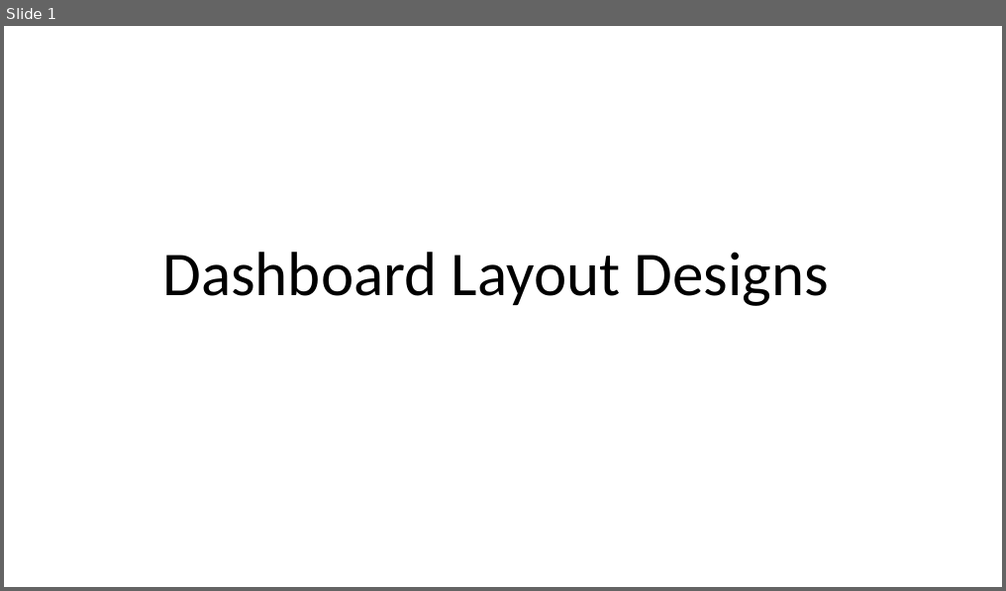
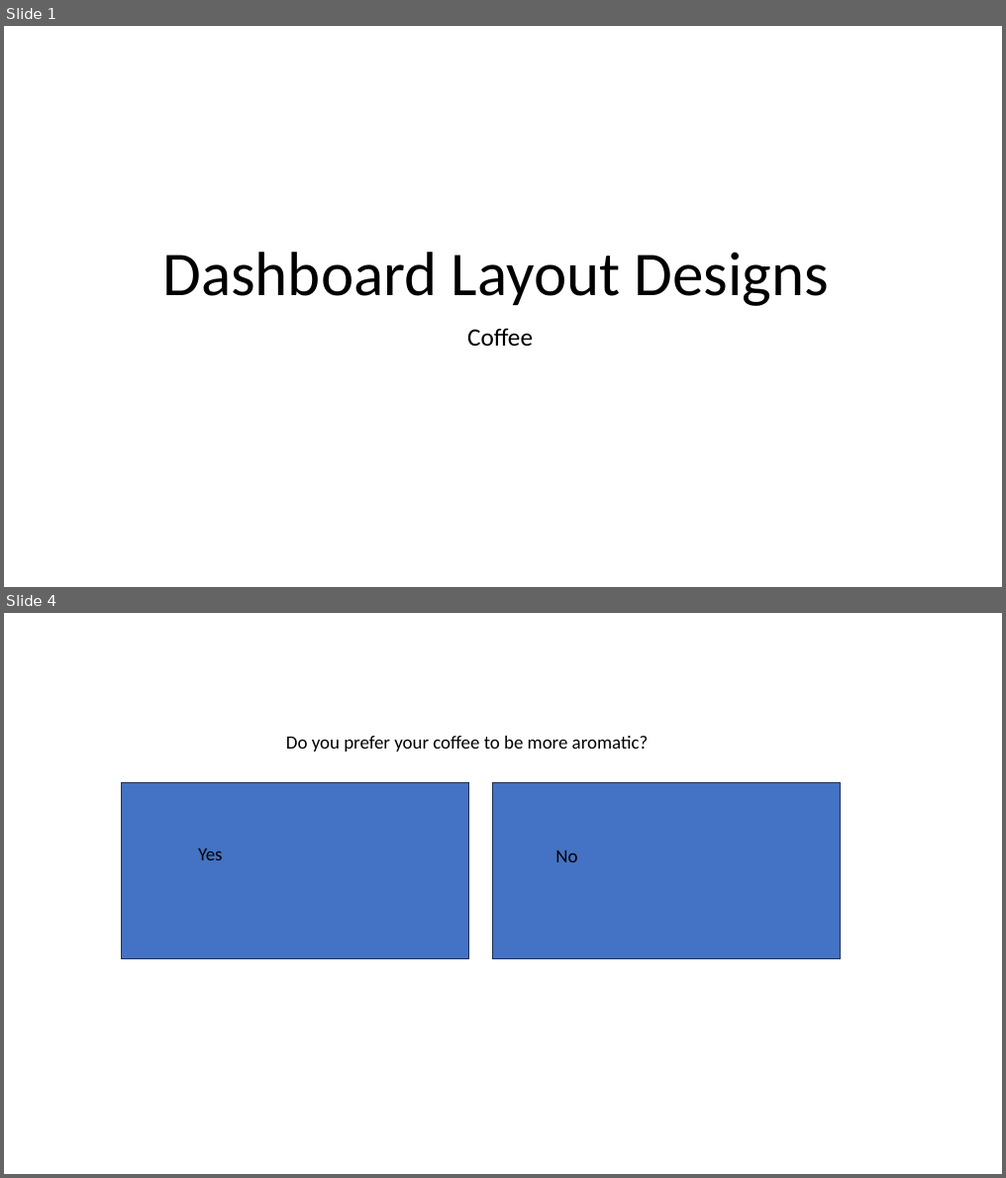
Before and after one commit to cmorrow28/Coffee-Recommender, a slide deck: Dashboard Layouts.pptx. Shown one above the other, each under a label of ours: slide 1 before the commit, slides 1 and 4 after it; the slides between them are not shown. The pictures are 1006x591 and 1006x1178 pixels, drawn with LibreOffice and Linux fonts; fonts in the diff are those of the drawing; background and template pictures are left out. Boxes give left, top, right and bottom in pixels: in the first picture for what was removed or moved away, otherwise in the second. Text is boxed around its words. In the diff, an @@ line names an element or a change of style, - is before the commit and + after.

```diff
--- a/Dashboard Layouts.pptx
+++ b/Dashboard Layouts.pptx
@@ slide 4 added at box(4, 613, 1002, 1174), background picture (left out) @@
@@ text added at box(286, 736, 648, 752), 18 pt, text #000000 @@
+Do you prefer your coffee to be more aromatic?
@@ rectangle added at box(122, 783, 469, 959), fill #4472C4, outline #1E3256 1 pt @@
@@ rectangle added at box(493, 783, 841, 959), fill #4472C4, outline #1E3256 1 pt @@
@@ text added at box(198, 849, 223, 861), 18 pt, text #000000 @@
+Yes
@@ text added at box(555, 851, 577, 862), 18 pt, text #000000 @@
+No
@@ slide 1 changed as well @@
@@ subtitle added at box(467, 328, 533, 346), 24 pt, text #000000 @@
+Coffee
```
Also in this commit, not shown: 8 other slides added.
